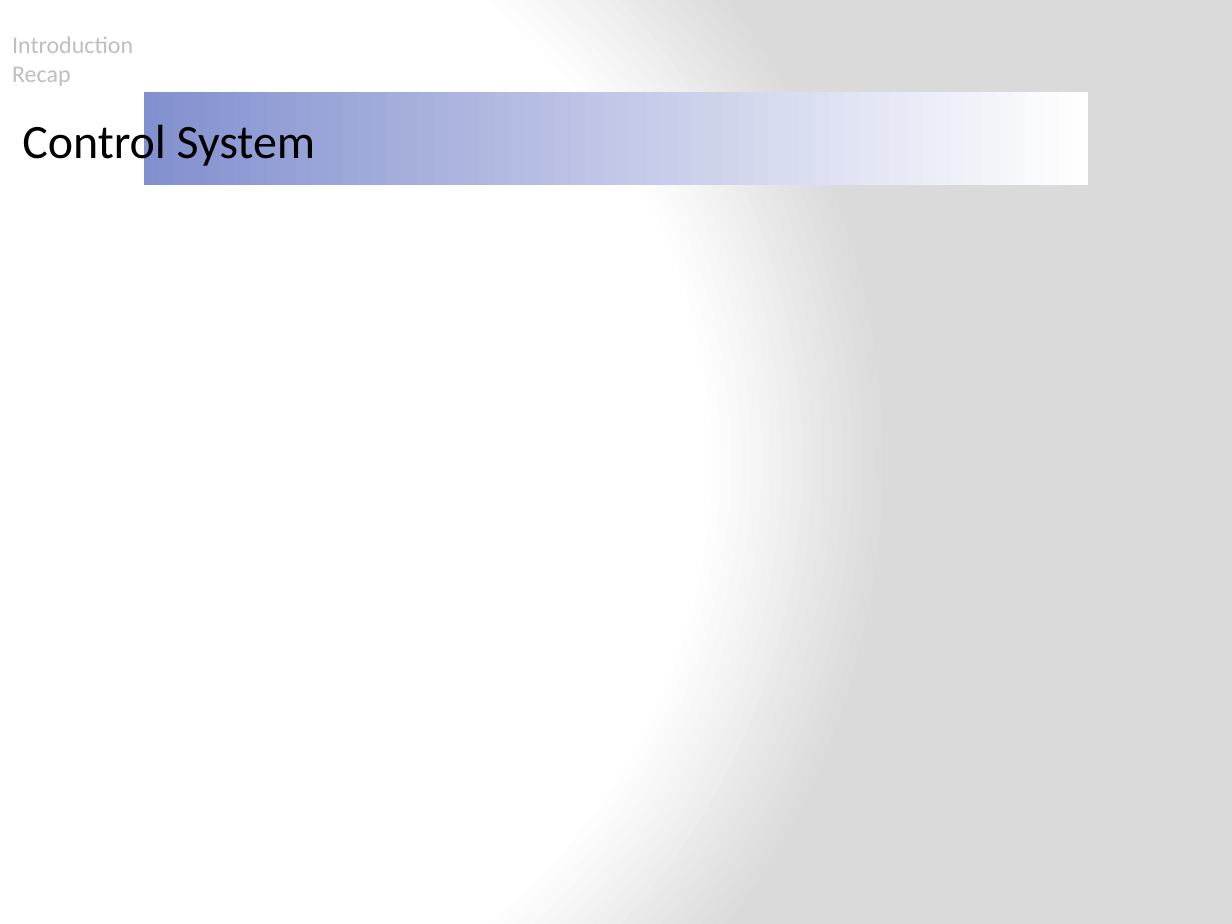
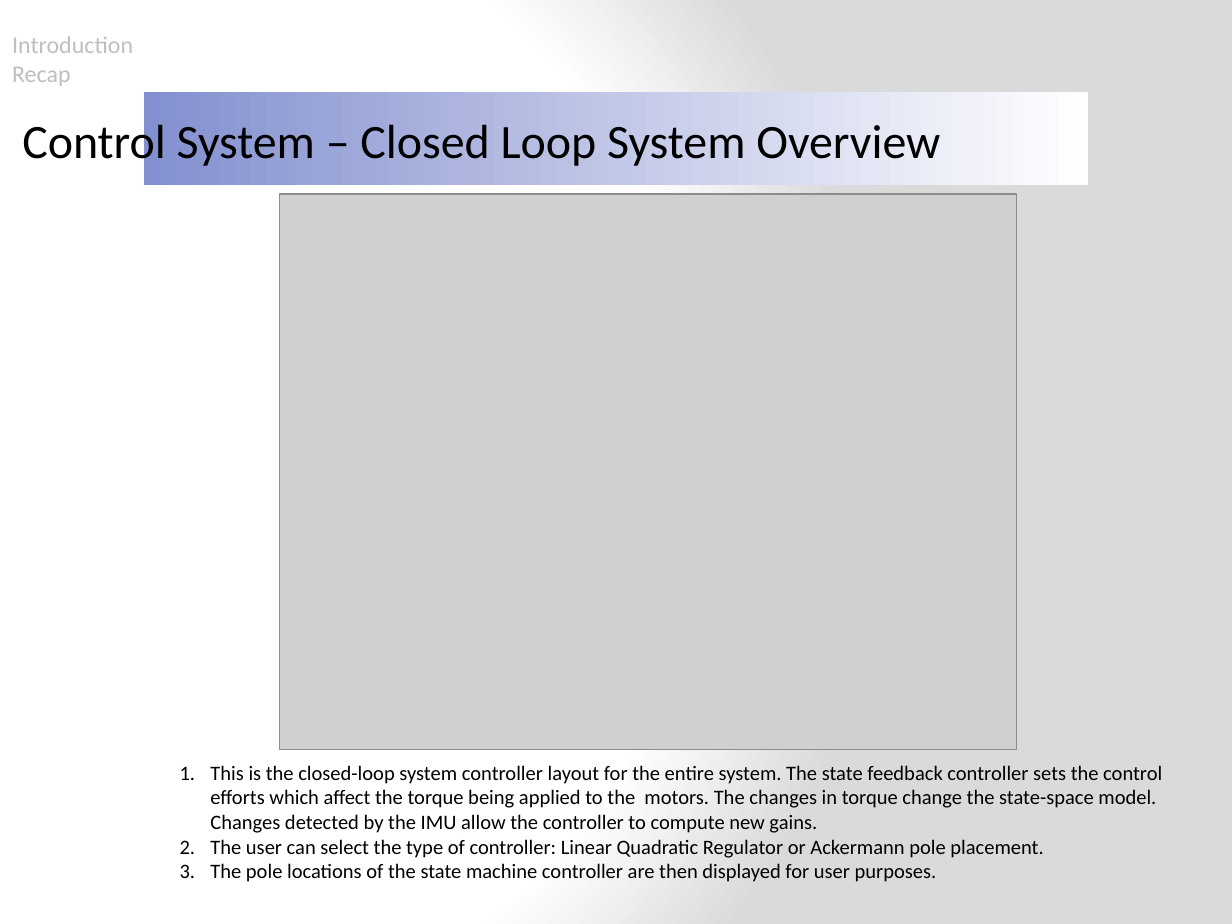
Before and after one commit to ruffsl/ROBO, a slide deck: slide 6 of Documentation/Final/Final Presentation.pptx. Drawn at 1232x924 pixels with LibreOffice and Linux fonts; fonts in the diff are those of the drawing; grey boxes stand for pictures; background and template pictures are left out. Boxes give left, top, right and bottom in pixels: in the first picture for what was removed or moved away, otherwise in the second. Text is boxed around its words. In the diff, an @@ line names an element or a change of style, - is before the commit and + after.

Commit message:
Added Control Systems slides

```diff
--- a/Documentation/Final/Final Presentation.pptx
+++ b/Documentation/Final/Final Presentation.pptx
@@ text at [22, 117, 940, 169]: text changed @@
-Control System
+Control System – Closed Loop System Overview
@@ picture added at [280, 195, 1016, 750] @@
@@ text added at [210, 765, 1162, 882], 12 pt, text #000000 @@
+1. This is the closed-loop system controller layout for the entire system. The state feedback controller sets the control efforts which affect the torque being applied to the motors. The changes in torque change the state-space model. Changes detected by the IMU allow the controller to compute new gains.
+2. The user can select the type of controller: Linear Quadratic Regulator or Ackermann pole placement.
+3. The pole locations of the state machine controller are then displayed for user purposes.
```
Also in this commit, not shown: 2 slides added.
